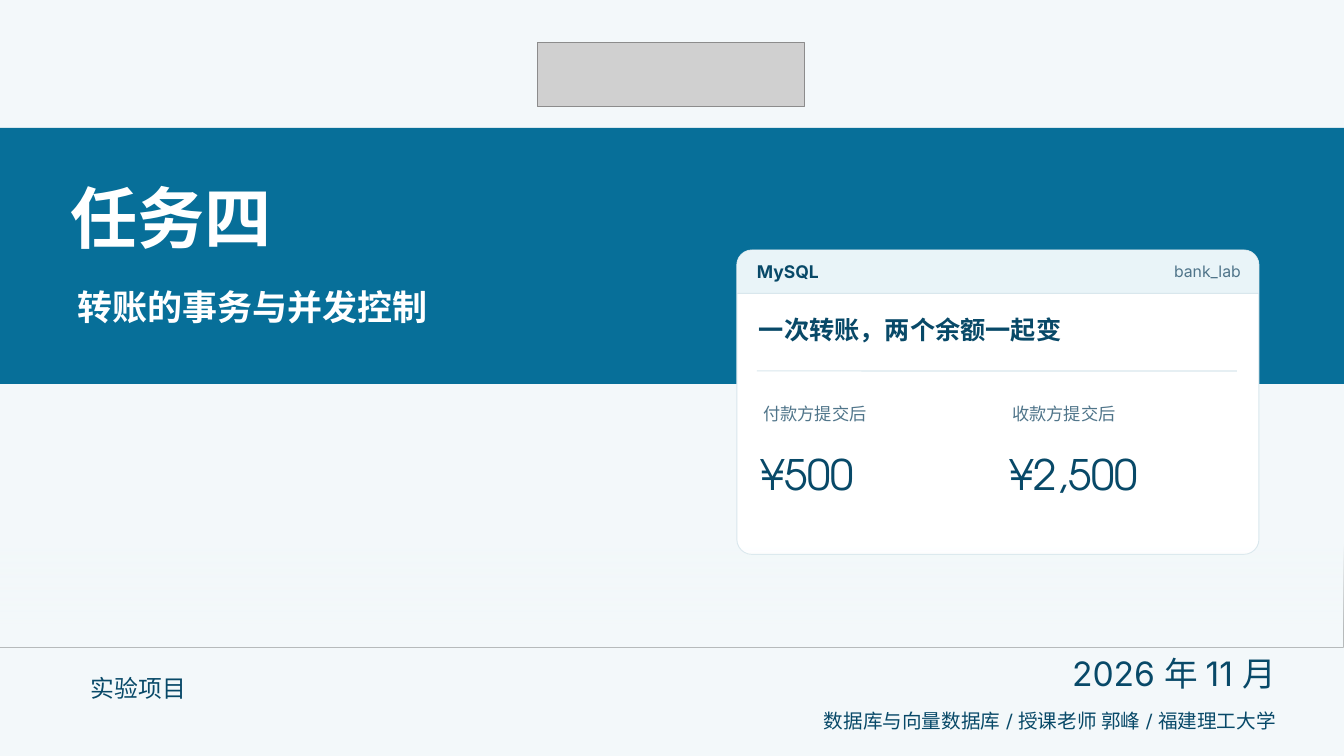
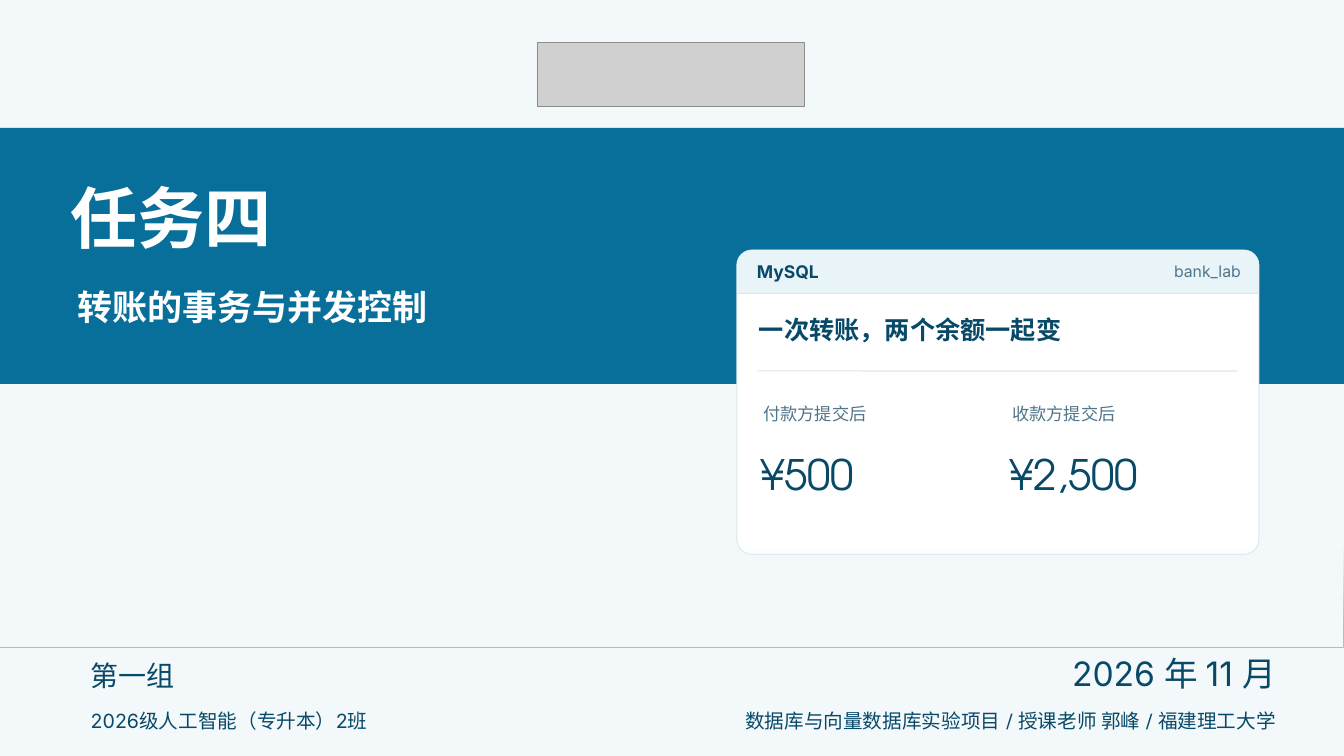
Before and after one commit to AurLemon/pageslip-demo, a slide deck: slide 1 of presentations/task-4-transactions.pptx. Drawn at 1344x756 pixels with LibreOffice and Linux fonts; fonts in the diff are those of the drawing; grey boxes stand for pictures. Boxes give left, top, right and bottom in pixels: in the first picture for what was removed or moved away, otherwise in the second. Text is boxed around its words. In the diff, an @@ line names an element or a change of style, - is before the commit and + after.

```diff
--- a/presentations/task-4-transactions.pptx
+++ b/presentations/task-4-transactions.pptx
@@ text at [91, 662, 175, 689]: text changed; size 17 to 20 pt; font Karla to Inter @@
-实验项目
+第一组
@@ text added at [91, 712, 368, 730], 14 pt, text #084968 @@
+2026级人工智能（专升本）2班
@@ text at [745, 711, 1276, 730]: text changed @@
-数据库与向量数据库 / 授课老师 郭峰 / 福建理工大学
+数据库与向量数据库实验项目 / 授课老师 郭峰 / 福建理工大学
```
Also in this commit, not shown: 1 other file.
